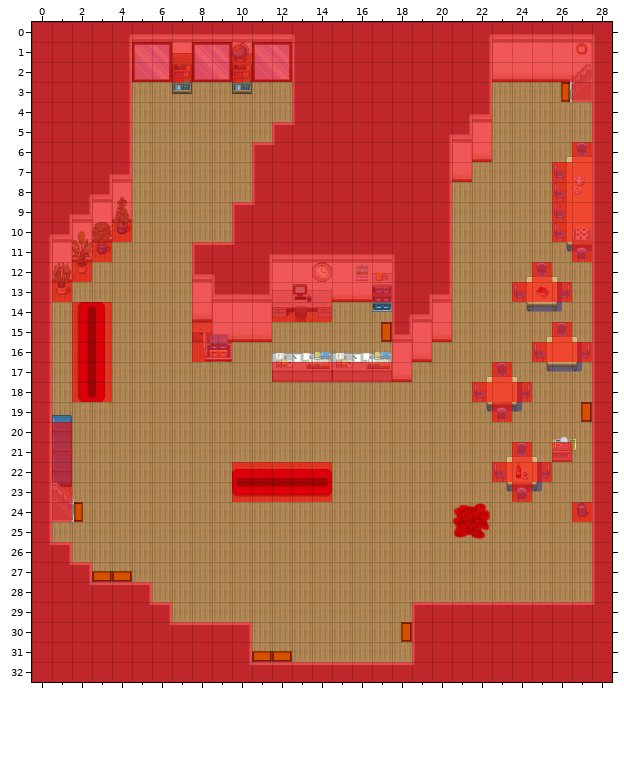
An edit to a level. Tiled map, game/core/assets/maps/mainroom.tmx. Above is the file before it was changed.
Cells are 32x32 px. Shown: x 0..28, y 0..32.
New version:
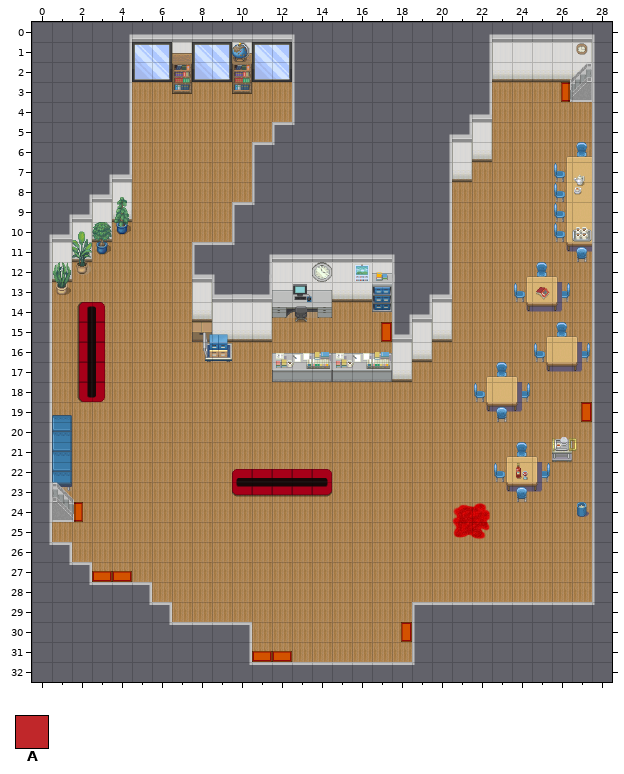
Key: from "meta": A 0.
_ is an empty cell.
Tiles replaced or removed in this view: A.
See-through tiles are keyed as they look on the map.
Difference:
Changed rows in their new state; . is an unchanged cell.
Layer "Collision" (now hidden):
first column x 0:
 0 _____________________________
 1 _____________________________
 2 _____________________________
 3 _____........__________....__
 4 _____........__________....._
 5 _____.......___________....._
 6 _____......____________....__
 7 _____......___________....___
 8 _____......__________.....___
 9 _____.....___________.....___
10 _____.....___________.....___
11 ____...._____________......__
12 ___....._____________...._.._
13 __......_____________...___._
14 _.__...._______...___......._
15 _.__....____......___....._._
16 _.__....__........__.....____
17 _.__........_______...._...._
18 _.__..................___..._
19 _......................_...._
20 __.........................._
21 __......................_._._
22 __........_____........___.._
23 __........_____........._..._
24 __.........................__
25 _..........................._
26 __.........................._
27 ___........................._
28 ______......................_
29 _______............__________
30 ___________........__________
31 ___________........__________
32 _____________________________
